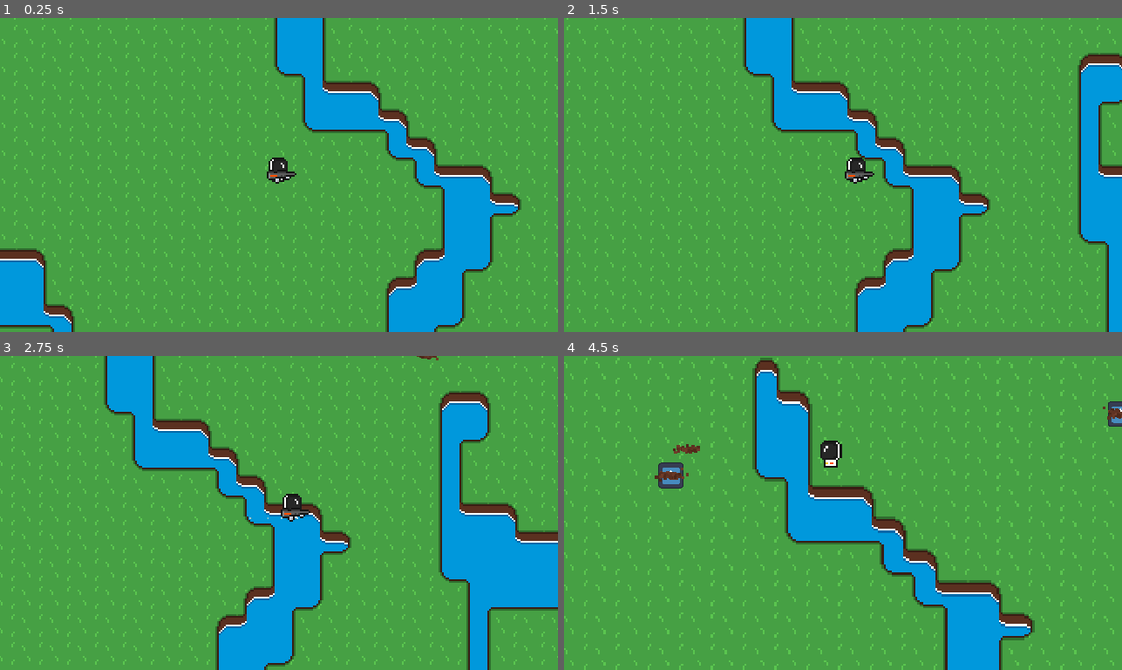
Above: before the commit, frames 1-4 (two rows, left to right).
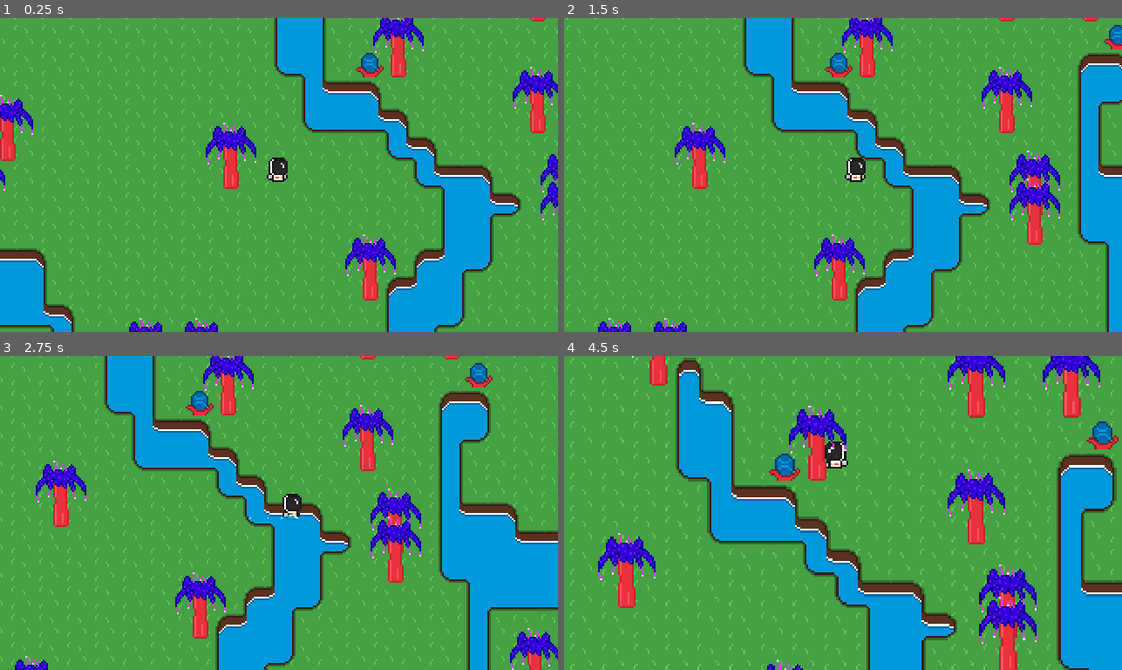
Above: after the commit, the same moments.

Repository: jreinke428/gamejam
Game: Godot game, scene res://Test.tscn
Same seed, same stepped clock (60 frames per second), same inputs: the game is played once before the commit and once after it. The engine's default icon, where the game draws it, is replaced by a stand-in: a white triangle on a blue panel in a dark square.
Inputs (mouse positions are in pixels of both pictures, inside the frame that each line leads up to):
- Up to frame 1 (0.25 s): no input
- Up to frame 2 (1.5 s): move the mouse to (965, 159) at 0.52 s; hold D (right) 0.53-1.28 s; hold 1 (guns_one) 0.53-1.28 s; tap E (start_scan, bound only after the commit) at 0.8, 1.35 s; move the mouse to (731, 190) at 1.27 s; hold Backspace (ui_text_backspace) from 1.28 s (still down)
- Up to frame 3 (2.75 s): tap 1 (guns_one) at 1.55 s; tap Enter at 2 s; move the mouse to (334, 443) at 2.02 s; release Backspace (ui_text_backspace) at 2.03 s; hold D (right) from 2.03 s (still down); hold 1 (guns_one) from 2.03 s (still down); tap E (start_scan, bound only after the commit) at 2.3 s
- Up to frame 4 (4.5 s): move the mouse to (815, 575) at 2.77 s; release D (right) at 2.78 s; release 1 (guns_one) at 2.78 s; hold W (up) 2.78-3.53 s; click (815, 575) at 2.85 s; tap 1 (guns_one) at 3.05 s; move the mouse to (1010, 560) at 3.52 s; hold A (left) from 3.53 s (still down); tap Mouse wheel up (zoom_in) at 3.6 s; tap E (start_scan, bound only after the commit) at 3.8 s; move the mouse to (675, 465) at 4.27 s; tap Mouse wheel down (zoom_out) at 4.35 s

The runs differ from the first frame. In frame 1, 5.0% of the frame differs, in the area x 0-100%, y 0-100%; in frame 2, 5.6%; in frame 3, 6.2%; in frame 4, 41%.

Commit message:
waves

Diff:
--- /dev/null
+++ b/GameManager.gd
@@ -0,0 +1,17 @@
+extends Node2D
+
+@onready var player := $World/Player
+@onready var scanTimer := $ScanTimer
+
+var scanInProgress := false
+
+func _ready():
+	Signals.start_scan_attempted.connect(startScan)
+
+func _process(delta):
+	pass
+
+func startScan():
+	scanInProgress = true
+	scanTimer.start()
+	GlobalGameTools.spawnEnemies()
--- a/Player/Player.gd
+++ b/Player/Player.gd
@@ -3,8 +3,8 @@
 var speed = 100
 var acceleration = 0.1
 var friction = 0.4
-var selected_gun = 0
 var aimingGun = false
+var canStartScan = false
 var waterShader = preload("res://Util/Shaders/WaterShader.gdshader")
 
 @onready var bodyAnimations = $BodyAnimation
@@ -22,9 +22,6 @@
 	movement()
 
 func gunManager():
-	if Input.is_action_pressed("guns_one"):
-		selected_gun = 1
-
 	if Input.is_action_pressed("left_click"):
 		shootGun()
 	if Input.is_action_just_released("left_click"):
--- a/Player/Player.tscn
+++ b/Player/Player.tscn
@@ -210,7 +210,7 @@
 scale_max = 1.3
 color_initial_ramp = SubResource("GradientTexture1D_mcb8p")
 
-[node name="Player" type="CharacterBody2D"]
+[node name="Player" type="CharacterBody2D" groups=["Player"]]
 material = SubResource("ShaderMaterial_fxyd6")
 script = ExtResource("1")
 
@@ -251,6 +251,7 @@
 process_material = SubResource("ParticleProcessMaterial_t5muu")
 
 [node name="Gun" type="Sprite2D" parent="."]
+visible = false
 texture = ExtResource("5_834ub")
 offset = Vector2(0, -4)
 script = ExtResource("6_a10k5")
--- a/Test.tscn
+++ b/Test.tscn
@@ -1,10 +1,12 @@
-[gd_scene load_steps=4 format=3 uid="uid://t0dvn3sro3gg"]
+[gd_scene load_steps=5 format=3 uid="uid://t0dvn3sro3gg"]
 
 [ext_resource type="PackedScene" uid="uid://dn4wef8waj42" path="res://World/World.tscn" id="1_2ir4f"]
+[ext_resource type="Script" path="res://GameManager.gd" id="1_r6l7n"]
 [ext_resource type="PackedScene" uid="uid://puhruq0pjphi" path="res://Player/Player.tscn" id="2_5wnah"]
 [ext_resource type="Script" path="res://Util/Camera.gd" id="3_xyjgm"]
 
 [node name="Test" type="Node2D"]
+script = ExtResource("1_r6l7n")
 
 [node name="World" parent="." instance=ExtResource("1_2ir4f")]
 
@@ -23,3 +25,7 @@
 drag_right_margin = 0.05
 drag_bottom_margin = 0.05
 script = ExtResource("3_xyjgm")
+
+[node name="ScanTimer" type="Timer" parent="."]
+wait_time = 15.0
+one_shot = true
--- a/Util/GlobalScripts/GlobalGameTools.gd
+++ b/Util/GlobalScripts/GlobalGameTools.gd
@@ -3,18 +3,11 @@
 @onready var surfaceMap : TileMap = $"/root/Test/World"
 @onready var player : CharacterBody2D = $'/root/Test/World/Player'
 
-var spawningEnemies = false
+var scanInProgress = false
 var scanPos = null
 var curEnemy = null
 var texture = preload('res://icon.svg')
 var spawnParticles = preload('res://Util/Particles/SpawnParticles.tscn')
-
-func _process(delta):
-	if (Input.is_action_just_released("ui_text_backspace")):
-		spawningEnemies = !spawningEnemies
-		scanPos = player.global_position
-		FlowField.setTarget(player.global_position)
-	if (spawningEnemies): spawnEnemies()
 
 func isInWater(pos):
 	var mapPos = surfaceMap.local_to_map(pos)
--- /dev/null
+++ b/Util/GlobalScripts/Signals.gd
@@ -0,0 +1,3 @@
+extends Node
+
+signal start_scan_attempted
--- /dev/null
+++ b/World/Fauna/Plant.gd
@@ -0,0 +1,23 @@
+extends Area2D
+
+var canStartScan := false
+
+# Called when the node enters the scene tree for the first time.
+func _ready():
+	pass # Replace with function body.
+
+# Called every frame. 'delta' is the elapsed time since the previous frame.
+func _process(delta):
+	if canStartScan:
+		if Input.is_action_just_pressed("start_scan"):
+			Signals.start_scan_attempted.emit()
+
+
+func _on_body_entered(body):
+	if body.is_in_group("Player"):
+		canStartScan = true
+		print("Press E To Begin Scan")
+
+func _on_body_exited(body):
+	if body.is_in_group("Player"):
+		canStartScan = false
--- /dev/null
+++ b/World/Fauna/Plant1.tscn
@@ -0,0 +1,19 @@
+[gd_scene load_steps=4 format=3 uid="uid://cjgyhjapyvbi7"]
+
+[ext_resource type="Texture2D" uid="uid://b7nfkf3hg41pf" path="res://World/Fauna/alien-plant-1.png" id="1_btvia"]
+[ext_resource type="Script" path="res://World/Fauna/Plant.gd" id="1_xjqer"]
+
+[sub_resource type="CircleShape2D" id="CircleShape2D_lmppr"]
+radius = 16.0
+
+[node name="Plant1" type="Area2D"]
+script = ExtResource("1_xjqer")
+
+[node name="CollisionShape2D" type="CollisionShape2D" parent="."]
+shape = SubResource("CircleShape2D_lmppr")
+
+[node name="Sprite2D" type="Sprite2D" parent="."]
+texture = ExtResource("1_btvia")
+
+[connection signal="body_entered" from="." to="." method="_on_body_entered"]
+[connection signal="body_exited" from="." to="." method="_on_body_exited"]
--- /dev/null
+++ b/World/Fauna/Plant2.tscn
@@ -0,0 +1,19 @@
+[gd_scene load_steps=4 format=3 uid="uid://1iv2u3acriwa"]
+
+[ext_resource type="Texture2D" uid="uid://dd4dq4el6m4w5" path="res://World/Fauna/alien-plant-2.png" id="1_hgvhf"]
+[ext_resource type="Script" path="res://World/Fauna/Plant.gd" id="1_qnv35"]
+
+[sub_resource type="CircleShape2D" id="CircleShape2D_lmppr"]
+radius = 16.0
+
+[node name="Plant2" type="Area2D"]
+script = ExtResource("1_qnv35")
+
+[node name="CollisionShape2D" type="CollisionShape2D" parent="."]
+shape = SubResource("CircleShape2D_lmppr")
+
+[node name="Sprite2D" type="Sprite2D" parent="."]
+texture = ExtResource("1_hgvhf")
+
+[connection signal="body_entered" from="." to="." method="_on_body_entered"]
+[connection signal="body_exited" from="." to="." method="_on_body_exited"]
--- /dev/null
+++ b/World/Fauna/Plant3.tscn
@@ -0,0 +1,19 @@
+[gd_scene load_steps=4 format=3 uid="uid://bub4n2virsnoe"]
+
+[ext_resource type="Texture2D" uid="uid://ckfwamhqsre2d" path="res://World/Fauna/alien-plant-3.png" id="1_c6ywe"]
+[ext_resource type="Script" path="res://World/Fauna/Plant.gd" id="1_lofew"]
+
+[sub_resource type="CircleShape2D" id="CircleShape2D_lmppr"]
+radius = 16.0
+
+[node name="Plant3" type="Area2D"]
+script = ExtResource("1_lofew")
+
+[node name="CollisionShape2D" type="CollisionShape2D" parent="."]
+shape = SubResource("CircleShape2D_lmppr")
+
+[node name="Sprite2D" type="Sprite2D" parent="."]
+texture = ExtResource("1_c6ywe")
+
+[connection signal="body_entered" from="." to="." method="_on_body_entered"]
+[connection signal="body_exited" from="." to="." method="_on_body_exited"]
--- /dev/null
+++ b/World/Fauna/Tree.tscn
@@ -0,0 +1,16 @@
+[gd_scene load_steps=3 format=3 uid="uid://ddt7lbeui3p4k"]
+
+[ext_resource type="Texture2D" uid="uid://c3g57wlglv5ia" path="res://World/Fauna/alient-tree.png" id="1_qly5k"]
+
+[sub_resource type="RectangleShape2D" id="RectangleShape2D_5pdak"]
+size = Vector2(12, 15)
+
+[node name="Node2D" type="StaticBody2D"]
+
+[node name="CollisionShape2D" type="CollisionShape2D" parent="."]
+position = Vector2(0, 0.5)
+shape = SubResource("RectangleShape2D_5pdak")
+
+[node name="Sprite2D" type="Sprite2D" parent="."]
+position = Vector2(0, -16)
+texture = ExtResource("1_qly5k")
--- a/World/World.tscn
+++ b/World/World.tscn
@@ -1,9 +1,13 @@
-[gd_scene load_steps=9 format=3 uid="uid://dn4wef8waj42"]
+[gd_scene load_steps=14 format=3 uid="uid://dn4wef8waj42"]
 
 [ext_resource type="Texture2D" uid="uid://bp3bjm1at6i8l" path="res://World/placeholder-tiles.png" id="1_vi7fc"]
 [ext_resource type="Script" path="res://World/WorldGeneration.gd" id="1_xjcd8"]
 [ext_resource type="Texture2D" uid="uid://k0pil54qm06n" path="res://World/grass-tile.png" id="2_xlu7d"]
 [ext_resource type="Texture2D" uid="uid://dn4jc08f0ah8l" path="res://World/water-tiles.png" id="3_xno42"]
+[ext_resource type="PackedScene" uid="uid://cjgyhjapyvbi7" path="res://World/Fauna/Plant1.tscn" id="5_br7oa"]
+[ext_resource type="PackedScene" uid="uid://1iv2u3acriwa" path="res://World/Fauna/Plant2.tscn" id="6_d576b"]
+[ext_resource type="PackedScene" uid="uid://ddt7lbeui3p4k" path="res://World/Fauna/Tree.tscn" id="7_46331"]
+[ext_resource type="PackedScene" uid="uid://bub4n2virsnoe" path="res://World/Fauna/Plant3.tscn" id="7_jno7f"]
 
 [sub_resource type="TileSetAtlasSource" id="TileSetAtlasSource_8pvi0"]
 texture = ExtResource("1_vi7fc")
@@ -362,6 +366,12 @@
 8:4/0/terrains_peering_bit/left_side = 0
 8:4/0/terrains_peering_bit/top_side = 0
 
+[sub_resource type="TileSetScenesCollectionSource" id="TileSetScenesCollectionSource_e7krx"]
+scenes/1/scene = ExtResource("7_46331")
+scenes/2/scene = ExtResource("5_br7oa")
+scenes/3/scene = ExtResource("6_d576b")
+scenes/4/scene = ExtResource("7_jno7f")
+
 [sub_resource type="TileSet" id="TileSet_pej3d"]
 terrain_set_0/mode = 0
 terrain_set_0/terrain_0/name = "water"
@@ -371,6 +381,7 @@
 sources/0 = SubResource("TileSetAtlasSource_8pvi0")
 sources/1 = SubResource("TileSetAtlasSource_0tx72")
 sources/2 = SubResource("TileSetAtlasSource_5cud3")
+sources/7 = SubResource("TileSetScenesCollectionSource_e7krx")
 
 [node name="World" type="TileMap"]
 y_sort_enabled = true
@@ -384,4 +395,11 @@
 layer_1/y_sort_origin = 0
 layer_1/z_index = 0
 layer_1/tile_data = PackedInt32Array()
+layer_2/name = "fauna"
+layer_2/enabled = true
+layer_2/modulate = Color(1, 1, 1, 1)
+layer_2/y_sort_enabled = false
+layer_2/y_sort_origin = 0
+layer_2/z_index = 0
+layer_2/tile_data = PackedInt32Array()
 script = ExtResource("1_xjcd8")
--- a/World/WorldGeneration.gd
+++ b/World/WorldGeneration.gd
@@ -25,7 +25,7 @@
 		'maxAltitude': 1.0,
 		'layer': 0,
 		'surfaceTiles': {'grass': 100.0},
-		'objectTiles' : {},
+		'objectTiles' : {"plant1": 0.0, "plant2": 0.0, "plant3": 1.0, "tree": 3.0},
 		'area': []
 	}
 }
@@ -50,7 +50,13 @@
 ]
 
 #'tree': {'layer': 0, 'sourceId': 0, 'atlasCoords': Vector2.ZERO, 'alternativeTile': 1},
-var ObjectTiles = {}
+var ObjectTiles = {
+	"plant1": {'layer': 2, 'sourceId': 7, 'atlasCoords': Vector2.ZERO, 'alternativeTile': 2},
+	"plant2": {'layer': 2, 'sourceId': 7, 'atlasCoords': Vector2.ZERO, 'alternativeTile': 3},
+	"plant3": {'layer': 2, 'sourceId': 7, 'atlasCoords': Vector2.ZERO, 'alternativeTile': 4},
+	"tree": {'layer': 2, 'sourceId': 7, 'atlasCoords': Vector2.ZERO, 'alternativeTile': 1}
+
+}
 
 func _ready():
 	chooseTerrainColor()
@@ -81,10 +87,11 @@
 				placeBiomePlaceholderSurfaceTile('water', worldPosition)
 				placeBiomeObject('water', worldPosition)
 				Biomes.water.area.append(worldPosition)
+			else:
+				placeBiomeObject('forest', worldPosition)
 
 			# Grass is placed at every location
 			placeBiomePlaceholderSurfaceTile('forest', worldPosition)
-			placeBiomeObject('forest', worldPosition)
 			Biomes.forest.area.append(worldPosition)
 
 	# Fill all placeholder tiles with the correct terrain
--- a/project.godot
+++ b/project.godot
@@ -20,6 +20,7 @@
 GlobalGameTools="*res://Util/GlobalScripts/GlobalGameTools.gd"
 GlobalProperties="*res://Util/GlobalScripts/GlobalProperties.gd"
 FlowField="*res://Util/GlobalScripts/FlowField.gd"
+Signals="*res://Util/GlobalScripts/Signals.gd"
 
 [display]
 
@@ -84,6 +85,11 @@
 "events": [Object(InputEventMouseButton,"resource_local_to_scene":false,"resource_name":"","device":-1,"window_id":0,"a …(242 unchanged characters)…
 ]
 }
+start_scan={
+"deadzone": 0.5,
+"events": [Object(InputEventKey,"resource_local_to_scene":false,"resource_name":"","device":-1,"window_id":0,"alt_pressed":false,"shift_pressed":false,"ctrl_pressed":false,"meta_pressed":false,"pressed":false,"keycode":0,"physical_keycode":69,"key_label":0,"unicode":101,"echo":false,"script":null)
+]
+}
 
 [rendering]
 
Binary file added: World/Fauna/alien-plant-1.png
Not shown, added: World/Fauna/alien-plant-1.png.import
Binary file added: World/Fauna/alien-plant-2.png
Not shown, added: World/Fauna/alien-plant-2.png.import
Binary file added: World/Fauna/alien-plant-3.png
Not shown, added: World/Fauna/alien-plant-3.png.import
Binary file added: World/Fauna/alient-tree.png
Not shown, added: World/Fauna/alient-tree.png.import
